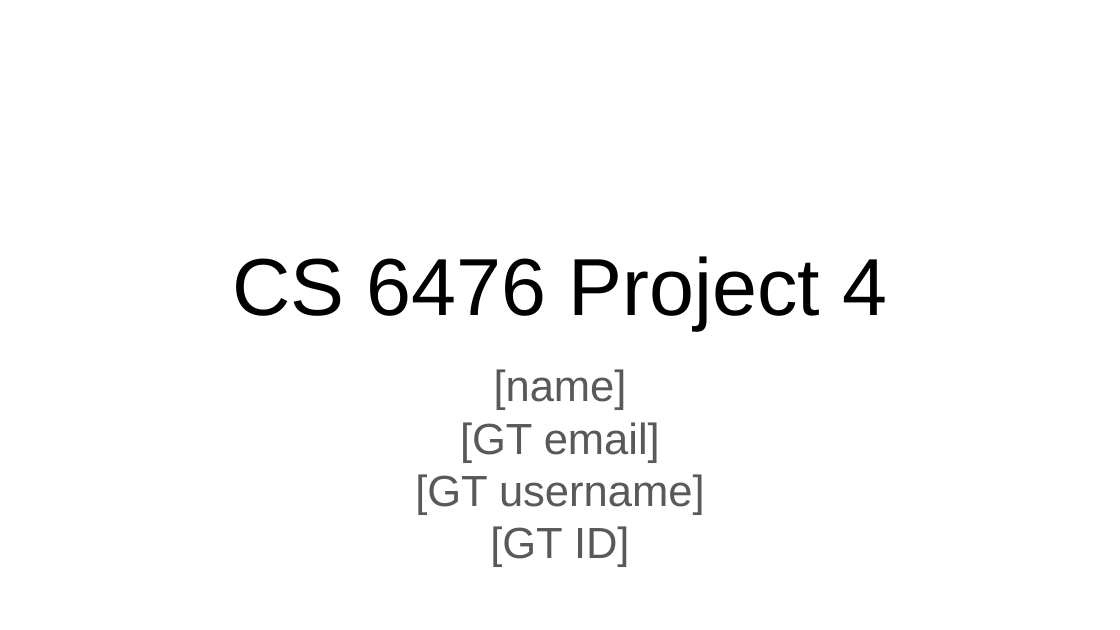
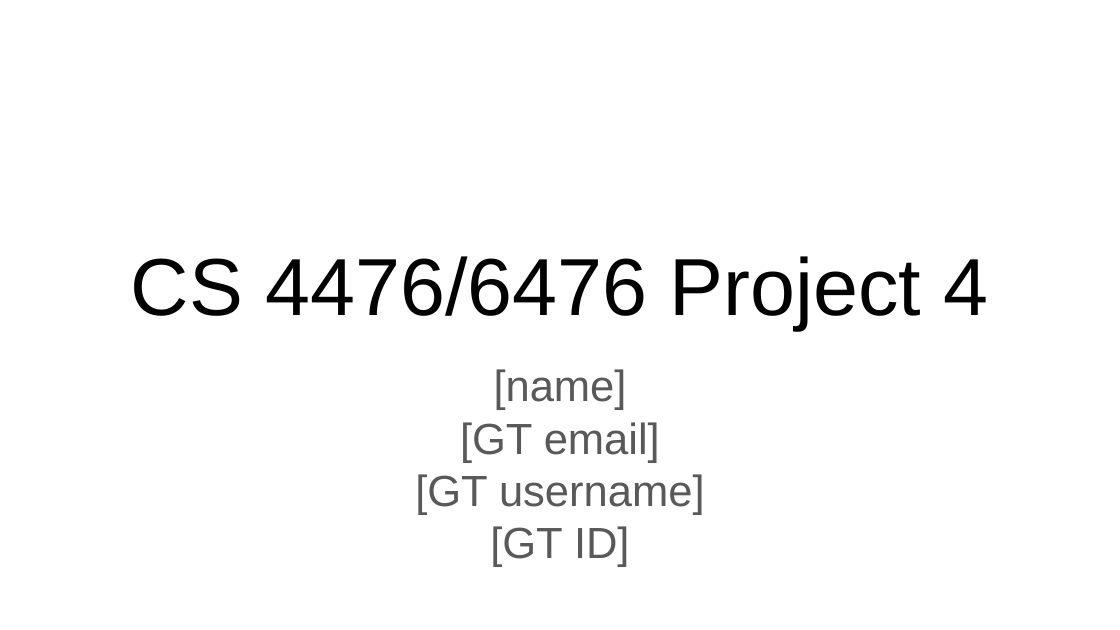
Before and after one commit to ShuvoNewaz/CS-6476-Projects-Fall2022, a slide deck: slide 1 of docs/proj4_report.pptx. Drawn at 1120x630 pixels with LibreOffice and Linux fonts; fonts in the diff are those of the drawing. Boxes give left, top, right and bottom in pixels: in the first picture for what was removed or moved away, otherwise in the second. Text is boxed around its words. In the diff, an @@ line names an element or a change of style, - is before the commit and + after.

```diff
--- a/docs/proj4_report.pptx
+++ b/docs/proj4_report.pptx
@@ title at (131,256,988,329): text changed @@
-CS 6476 Project 4
+CS 4476/6476 Project 4
```
Also in this commit, not shown: 2 other slides changed, 1 other file.
